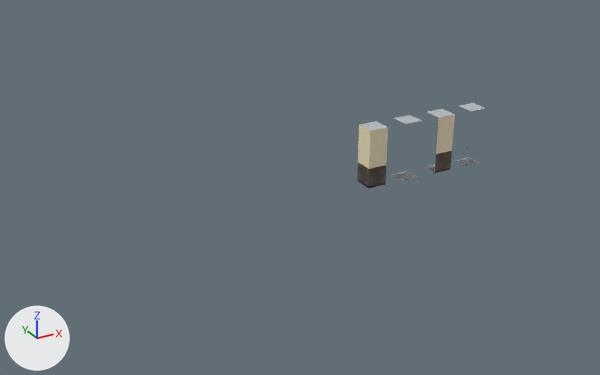
A saved change to the glTF model Assets/sun/sun tiles.glb.
Before and after are seen from a 50 mm lens placed at (-25.2, -31.3, 16.3), pointed at (-7.7, 0.6, 0.3). Lighting does not change. The marker at lower left points along +X, +Y and +Z. Where no turn or scale is listed for an object, it has been applied to the vertices. Vertices at the same position are counted once.

Names of what the first picture shows: 'cornerin-col', 'wall-col'.
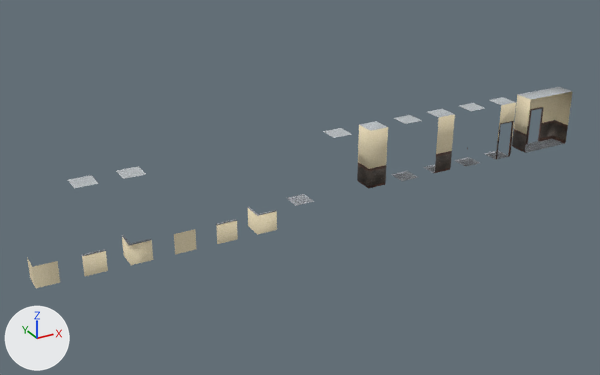
Commit message: sun tiles baby

What differs and where, as boxes [x1, y1, x2, y2] in the pictures (600 x 375 px):
'doorwayop-col', added
    after: [512, 87, 573, 153]
'holecornertop-col', added
    after: [116, 166, 153, 265]
'holeedgetop-col', added
    after: [68, 175, 108, 276]
'holewallcor-col', added (beige)
    after: [27, 257, 60, 288]
'doorway-col', added
    after: [484, 97, 516, 159]
'holecorner-col', added (beige)
    after: [248, 206, 277, 235]
'holewall-col', added (yellow)
    after: [174, 229, 196, 254]
'holeedge-col', added (beige)
    after: [216, 219, 238, 244]
'carpet-col', added
    after: [286, 194, 315, 206]
'ceiling-col', added
    after: [323, 128, 351, 138]
part 1 of me_plane_001, shading changed
    both: [357, 121, 388, 186]

Edits to the bpy script that builds the scene:
```text
Change me_plane_001:
    where me_plane_001.from_pydata(...)  # 89 vertices, 116 faces; spans x -0.5..0.5, y -0.5..0.5, z 0.0..3.0
    me_plane_001 part 1: all faces are now shaded smooth (16 of 116 changed)
Add ob_holewallcor_col:
    ob_holewallcor_col = bpy.data.objects.new('holewallcor-col', me_plane_024)  # 6 vertices, 4 faces; spans x -0.5..0.5, y -0.5..0.5, z -1.0..0.0; in mat_material_001 (picture img_wll_paper_2)
    ob_holewallcor_col.location = (-20.0, 0.0, 0.0)
Add ob_holecornertop_col:
    ob_holecornertop_col = bpy.data.objects.new('holecornertop-col', me_plane_022)  # 19 vertices, 18 faces; spans x -0.5..0.5, y -0.5..0.5, z -1.0..3.0; in mat_material_001 (picture img_wll_paper_2), mat_material_002 (picture img_popcorn_ceiling), mat_material_003 (picture img_carpet)
    ob_holecornertop_col.location = (-16.0, 0.0, 0.0)
Add ob_holeedgetop_col:
    ob_holeedgetop_col = bpy.data.objects.new('holeedgetop-col', me_plane_021)  # 14 vertices, 10 faces; spans x -0.5..0.5, y -0.5..0.5, z -1.0..3.0; in mat_material_001 (picture img_wll_paper_2), mat_material_002 (picture img_popcorn_ceiling), mat_material_003 (picture img_carpet)
    ob_holeedgetop_col.location = (-18.0, 0.0, 0.0)
Add ob_doorwayop_col:
    ob_doorwayop_col = bpy.data.objects.new('doorwayop-col', me_plane_019)  # 248 vertices, 374 faces; spans x -0.5..2.5, y -0.5..0.5, z 0.0..3.0; in mat_material_001 (picture img_wll_paper_2), mat_material_002 (picture img_popcorn_ceiling), mat_material_003 (picture img_carpet), mat_material_004 (picture img_frame_wood), mat_material (picture img_diamond_plate)
    ob_doorwayop_col.location = (6.0, 0.0, 0.0)
Add ob_doorway_col:
    ob_doorway_col = bpy.data.objects.new('doorway-col', me_plane_016)  # 130 vertices, 142 faces; spans x -0.5..0.5, y -0.5..0.5, z 0.0..3.0; in mat_material_001 (picture img_wll_paper_2), mat_material_002 (picture img_popcorn_ceiling), mat_material_003 (picture img_carpet), mat_material_004 (picture img_frame_wood), mat_material (picture img_diamond_plate)
    ob_doorway_col.location = (4.0, 0.0, 0.0)
Add ob_holewall_col:
    ob_holewall_col = bpy.data.objects.new('holewall-col', me_plane_014)  # 4 vertices, 2 faces; spans x -0.5..0.5, y -0.5, z -1.0..0.0; in mat_material_001 (picture img_wll_paper_2)
    ob_holewall_col.location = (-14.0, 0.0, 0.0)
Add ob_holeedge_col:
    ob_holeedge_col = bpy.data.objects.new('holeedge-col', me_plane_013)  # 10 vertices, 8 faces; spans x -0.5..0.5, y -0.5..-0.434, z -1.0..0.0; in mat_material_001 (picture img_wll_paper_2), mat_material_003 (picture img_carpet)
    ob_holeedge_col.location = (-12.0, 0.0, 0.0)
Add ob_carpet_col:
    ob_carpet_col = bpy.data.objects.new('carpet-col', me_plane_012)  # 4 vertices, 2 faces; spans x -0.5..0.5, y -0.5..0.5, z 0.0; in mat_material_003 (picture img_carpet)
    ob_carpet_col.location = (-8.0, 0.0, 0.0)
Add ob_ceiling_col:
    ob_ceiling_col = bpy.data.objects.new('ceiling-col', me_plane_011)  # 4 vertices, 2 faces; spans x -0.5..0.5, y -0.5..0.5, z 3.0; in mat_material_002 (picture img_popcorn_ceiling)
    ob_ceiling_col.location = (-6.0, 0.0, 0.0)
Add ob_holecorner_col:
    ob_holecorner_col = bpy.data.objects.new('holecorner-col', me_plane_007)  # 15 vertices, 16 faces; spans x -0.5..0.5, y -0.5..0.5, z -1.0..0.0; in mat_material_001 (picture img_wll_paper_2), mat_material_003 (picture img_carpet)
    ob_holecorner_col.location = (-10.0, 0.0, 0.0)
```
